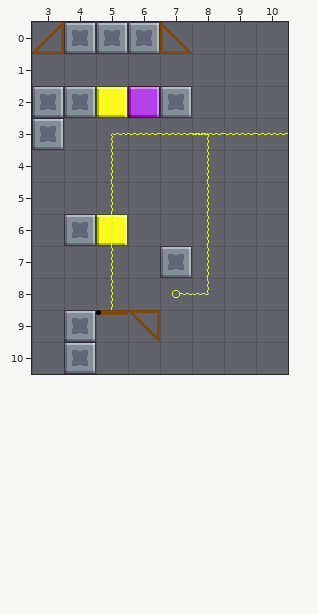
Level history. Tiled map (JSON): Assets/Level_Editor/TileMap/Room_42.tmj. Above is the file before it was changed.
Cells are 32x32 px. Shown: x 3..10, y 0..10.
New version:
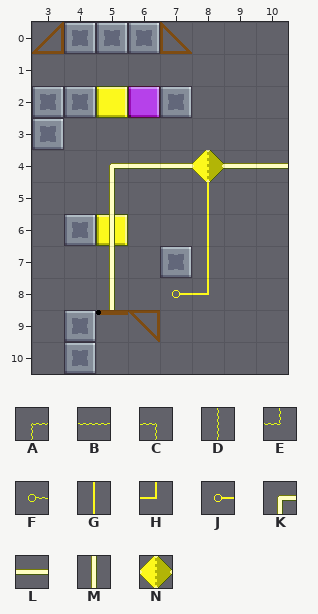
Key: from "tileSet": A 5, B 6, C 7, D 15, E 27, F 35, G 167 "cable", H 179 "cable", J 187 "cable", K 210 "cable", L 211 "cable", M 220 "cable", N 221 "cable".
_ is an empty cell.
Difference:
Layer "Overlap":
y 3: x 5..8 ABBC -> ____
y 4: x 5..10 D__D__ -> KLLNLL
y 5..7: x 5 D -> M; x 8 D -> G
y 8: x 5 D -> M; x 7..8 FE -> JH
Layer "line" (removed):
y 3: x 5..10 ABBBBB -> ______
y 4..8: x 5 D -> _
Changed places in both pictures, as pixel boxes (x1, y1, x2, y2):
changed: (109, 133, 288, 310)
